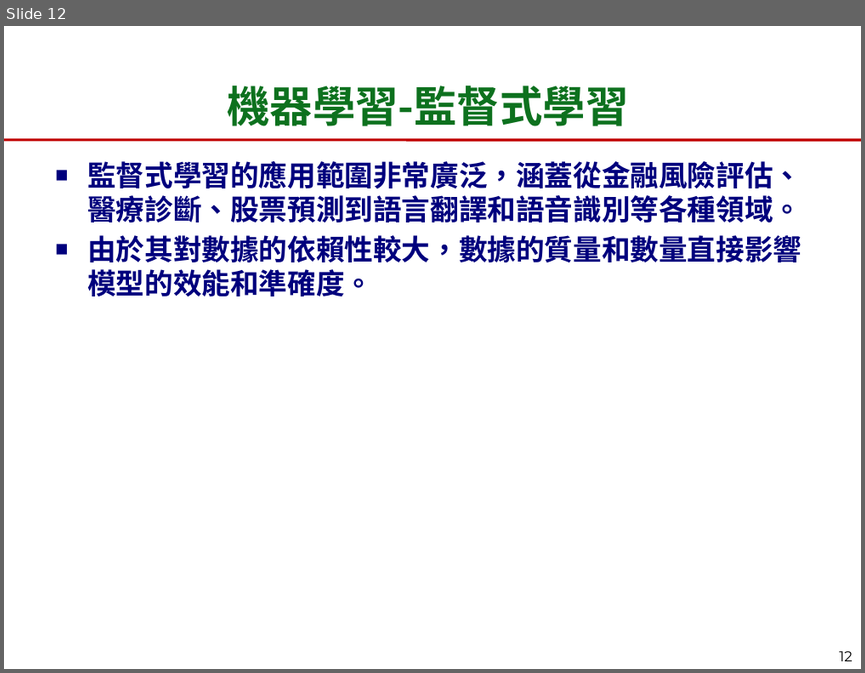
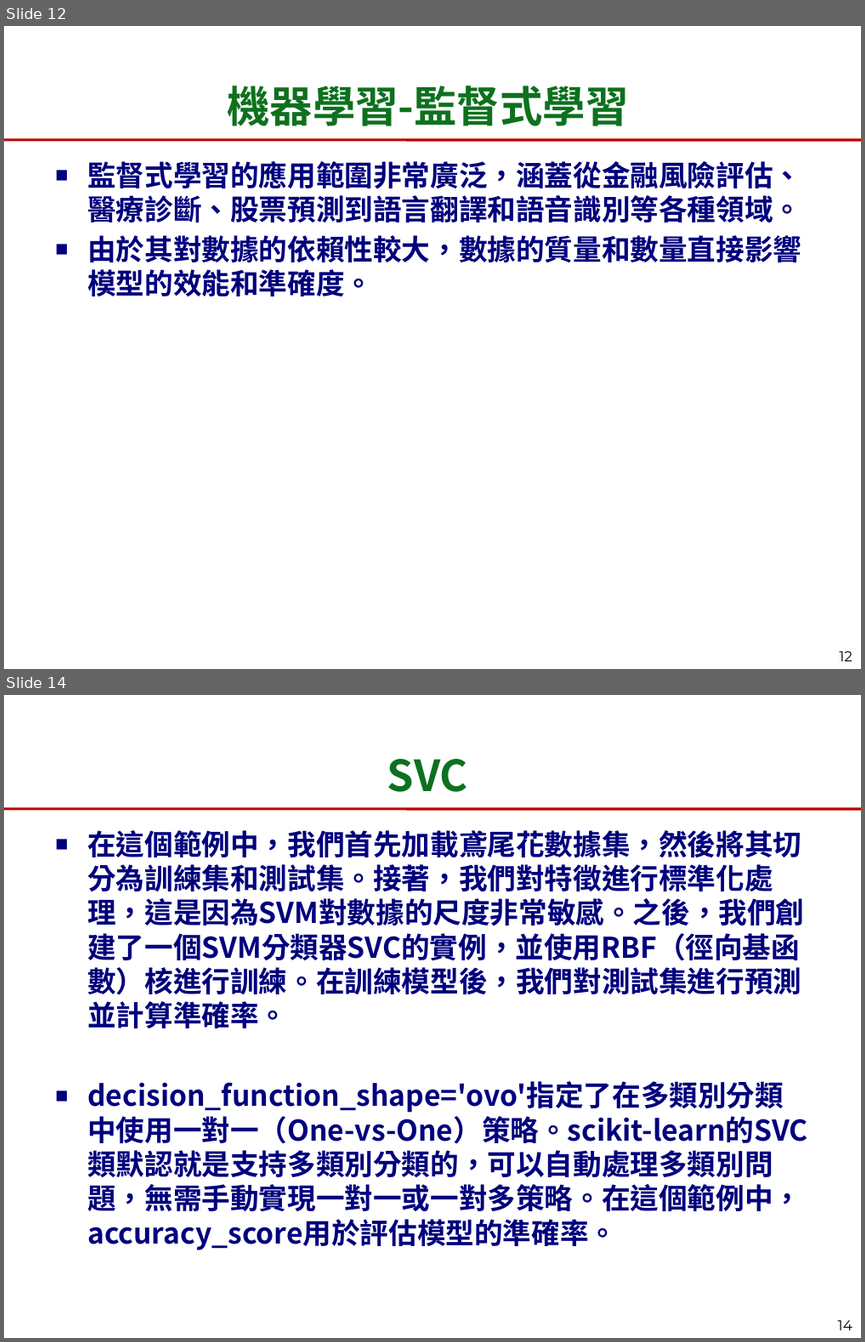
Before and after one commit to chengtaoyang/cycu_ai2024_ctyang, a slide deck: 20240423/day9_2024_AIML_About_AIML.pptx. Shown one above the other, each under a label of ours: slide 12 before the commit, slides 12 and 14 after it; the slides between them are not shown. The pictures are 865x673 and 865x1342 pixels, drawn with LibreOffice and Linux fonts; fonts in the diff are those of the drawing; background and template pictures are left out. Boxes give left, top, right and bottom in pixels: in the first picture for what was removed or moved away, otherwise in the second. Text is boxed around its words. In the diff, an @@ line names an element or a change of style, - is before the commit and + after.

```diff
--- a/20240423/day9_2024_AIML_About_AIML.pptx
+++ b/20240423/day9_2024_AIML_About_AIML.pptx
@@ slide 14 added at (4,695,861,1338), background picture (left out); not listed: 1 template element that a slide beside it also shows @@
@@ title added at (387,759,468,792), 36 pt, text #0D711E, bold @@
+SVC
@@ text added at (87,830,808,1250), 24 pt, text #00007D, bold @@
+■ 在這個範例中，我們首先加載鳶尾花數據集，然後將其切分為訓練集和測試集。接著，我們對特徵進行標準化處理，這是因為SVM對數據的尺度非常敏感。之後，我們創建了一個SVM分類器SVC的實例，並使用RBF（徑向基函數）核進行訓練。在訓練模型後，我們對測試集進行預測並計算準確率。
+■ decision_function_shape='ovo'指定了在多類別分類中使用一對一（One-vs-One）策略。scikit-learn的SVC類默認就是支持多類別分類的，可以自動處理多類別問題，無需手動實現一對一或一對多策略。在這個範例中，accuracy_score用於評估模型的準確率。
@@ page number added at (838,1320,852,1330), 12 pt, text #000000 @@
+14
```
Also in this commit, not shown: 1 slide changed, 2 other slides added.
